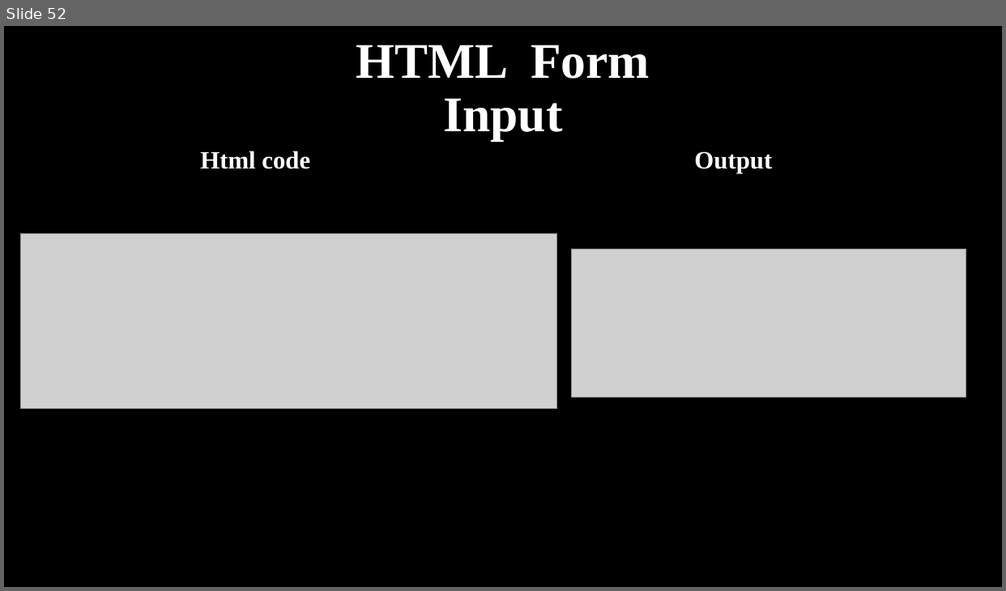
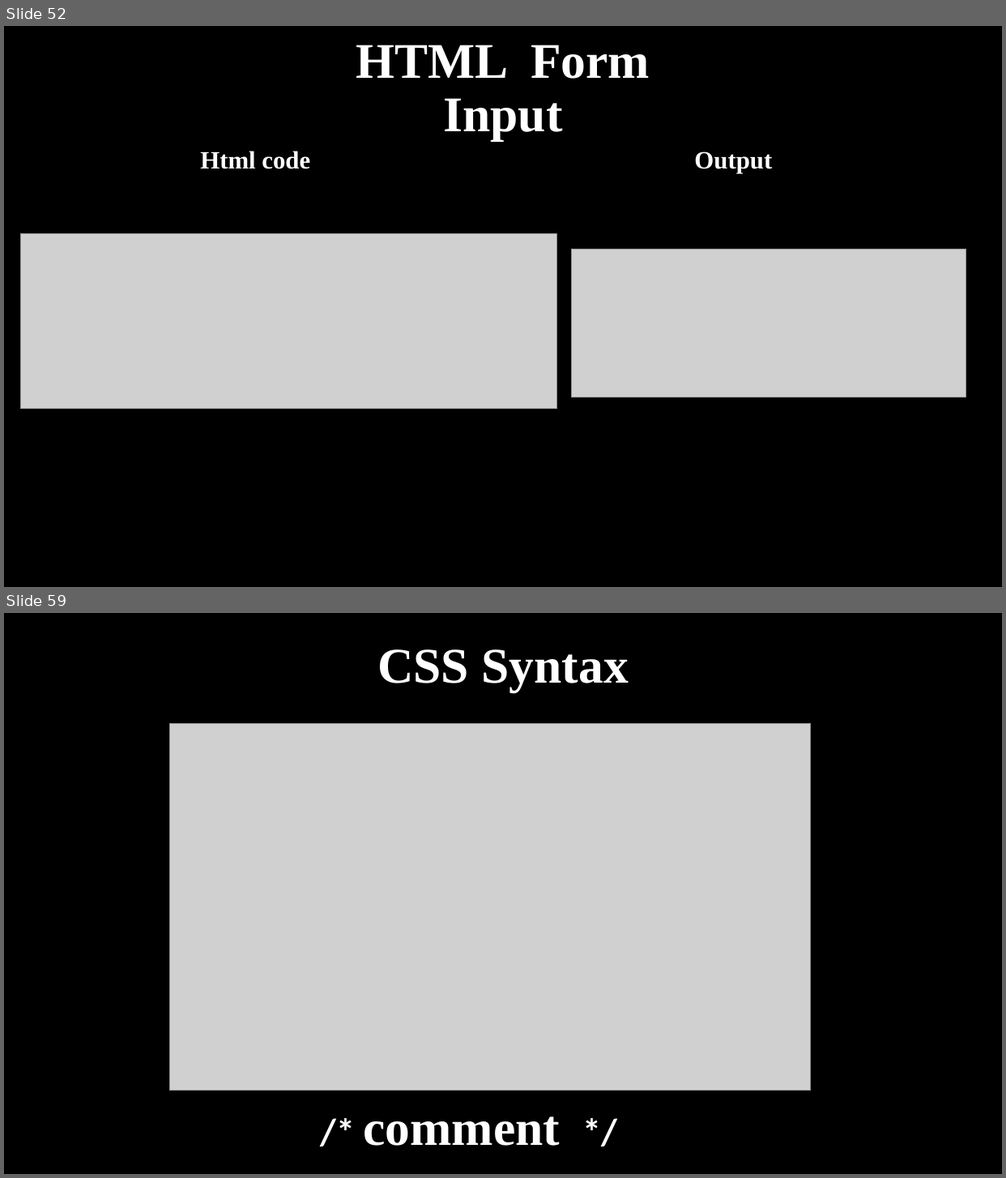
Before and after one commit to haiderIbrahem/ASPU_WEB, a slide deck: web.pptx. Shown one above the other, each under a label of ours: slide 52 before the commit, slides 52 and 59 after it; the slides between them are not shown. The pictures are 1006x591 and 1006x1178 pixels, drawn with LibreOffice and Linux fonts; fonts in the diff are those of the drawing; grey boxes stand for pictures. Boxes give left, top, right and bottom in pixels: in the first picture for what was removed or moved away, otherwise in the second. Text is boxed around its words. In the diff, an @@ line names an element or a change of style, - is before the commit and + after.

```diff
--- a/web.pptx
+++ b/web.pptx
@@ slide 59 added at box(4, 613, 1002, 1174), background #000000 @@
@@ title added at box(377, 649, 628, 692), 48 pt, text #FFFFFF, bold @@
+CSS Syntax
@@ picture added at box(169, 723, 811, 1091) @@
@@ text added at box(364, 1117, 560, 1146), 48 pt, text #FFFFFF, bold @@
+/* comment */
```
Also in this commit, not shown: 13 other slides added.
